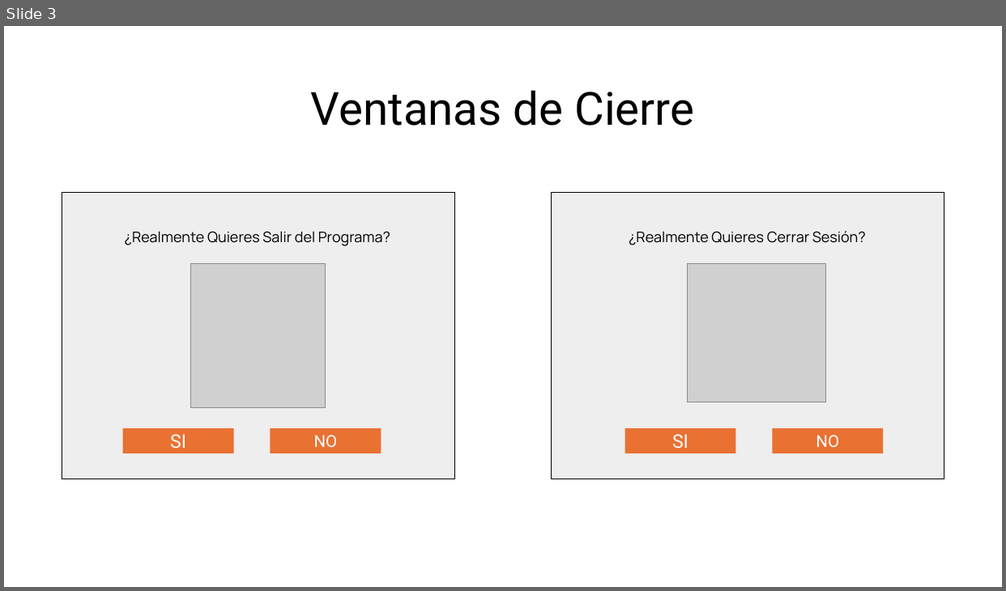
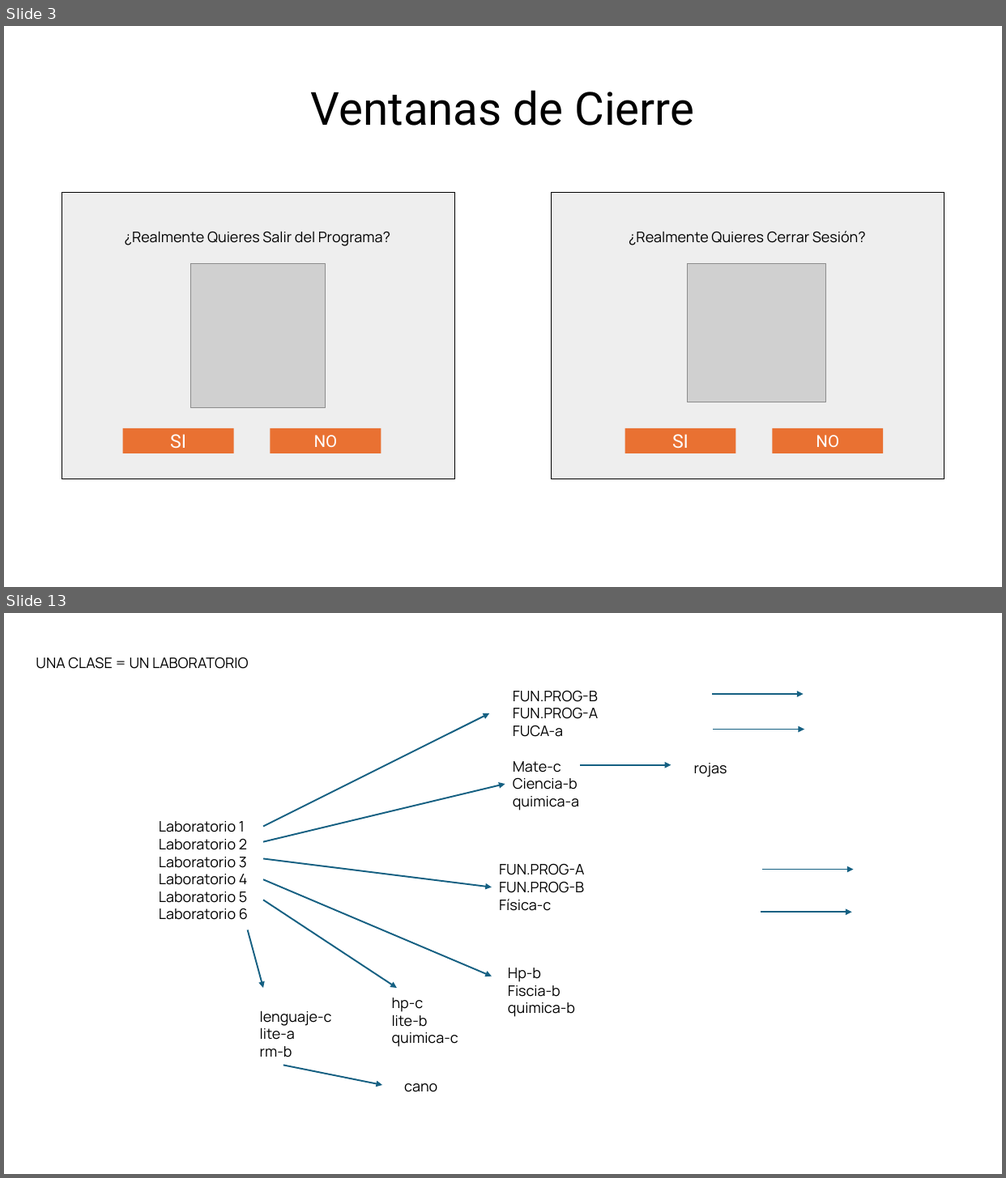
Before and after one commit to cotanol/ProyectoAsistenciaUNFV, a slide deck: GUIDESIGN.pptx. Shown one above the other, each under a label of ours: slide 3 before the commit, slides 3 and 13 after it; the slides between them are not shown. The pictures are 1006x591 and 1006x1178 pixels, drawn with LibreOffice and Linux fonts; fonts in the diff are those of the drawing; grey boxes stand for pictures. Boxes give left, top, right and bottom in pixels: in the first picture for what was removed or moved away, otherwise in the second. Text is boxed around its words. In the diff, an @@ line names an element or a change of style, - is before the commit and + after.

```diff
--- a/GUIDESIGN.pptx
+++ b/GUIDESIGN.pptx
@@ slide 13 added at (4, 613, 1002, 1174), background #FFFFFF @@
@@ text added at (36, 657, 249, 669), 14 pt, text #000000 @@
+UNA CLASE = UN LABORATORIO
@@ text added at (513, 691, 598, 737), 14 pt, text #000000 @@
+FUN.PROG-B
+FUN.PROG-A
+FUCA-a
@@ arrow added from (712, 694) to (803, 694), #156082 1.5 pt @@
@@ arrow added from (263, 826) to (490, 713), #156082 1.5 pt @@
@@ arrow added from (714, 729) to (804, 729), #156082 1.5 pt @@
@@ text added at (513, 761, 579, 811), 14 pt, text #000000 @@
+Mate-c
+Ciencia-b
+quimica-a
@@ arrow added from (580, 765) to (671, 765), #156082 1.5 pt @@
@@ text added at (694, 763, 727, 777), 14 pt, text #000000 @@
+rojas
@@ arrow added from (263, 842) to (505, 784), #156082 1.5 pt @@
@@ text added at (159, 821, 248, 920), 14 pt, text #000000 @@
+Laboratorio 1
+Laboratorio 2
+Laboratorio 3
+Laboratorio 4
+Laboratorio 5
+Laboratorio 6
@@ arrow added from (263, 858) to (492, 887), #156082 1.5 pt @@
@@ arrow added from (263, 879) to (492, 977), #156082 1.5 pt @@
@@ text added at (499, 863, 584, 911), 14 pt, text #000000 @@
+FUN.PROG-A
+FUN.PROG-B
+Física-c
@@ arrow added from (762, 870) to (854, 870), #156082 1.5 pt @@
@@ arrow added from (263, 901) to (397, 988), #156082 1.5 pt @@
@@ arrow added from (761, 913) to (852, 913), #156082 1.5 pt @@
@@ arrow added from (247, 931) to (263, 988), #156082 1.5 pt @@
@@ text added at (508, 968, 575, 1017), 14 pt, text #000000 @@
+Hp-b
+Fiscia-b
+quimica-b
@@ text added at (392, 998, 458, 1047), 14 pt, text #000000 @@
+hp-c
+lite-b
+quimica-c
@@ text added at (260, 1011, 332, 1058), 14 pt, text #000000 @@
+lenguaje-c
+lite-a
+rm-b
@@ arrow added from (283, 1065) to (383, 1085), #156082 1.5 pt @@
@@ text added at (404, 1084, 437, 1093), 14 pt, text #000000 @@
+cano
```
Also in this commit, not shown: 7 slides changed, 12 other slides added, 5 slides removed, 11 other files.
